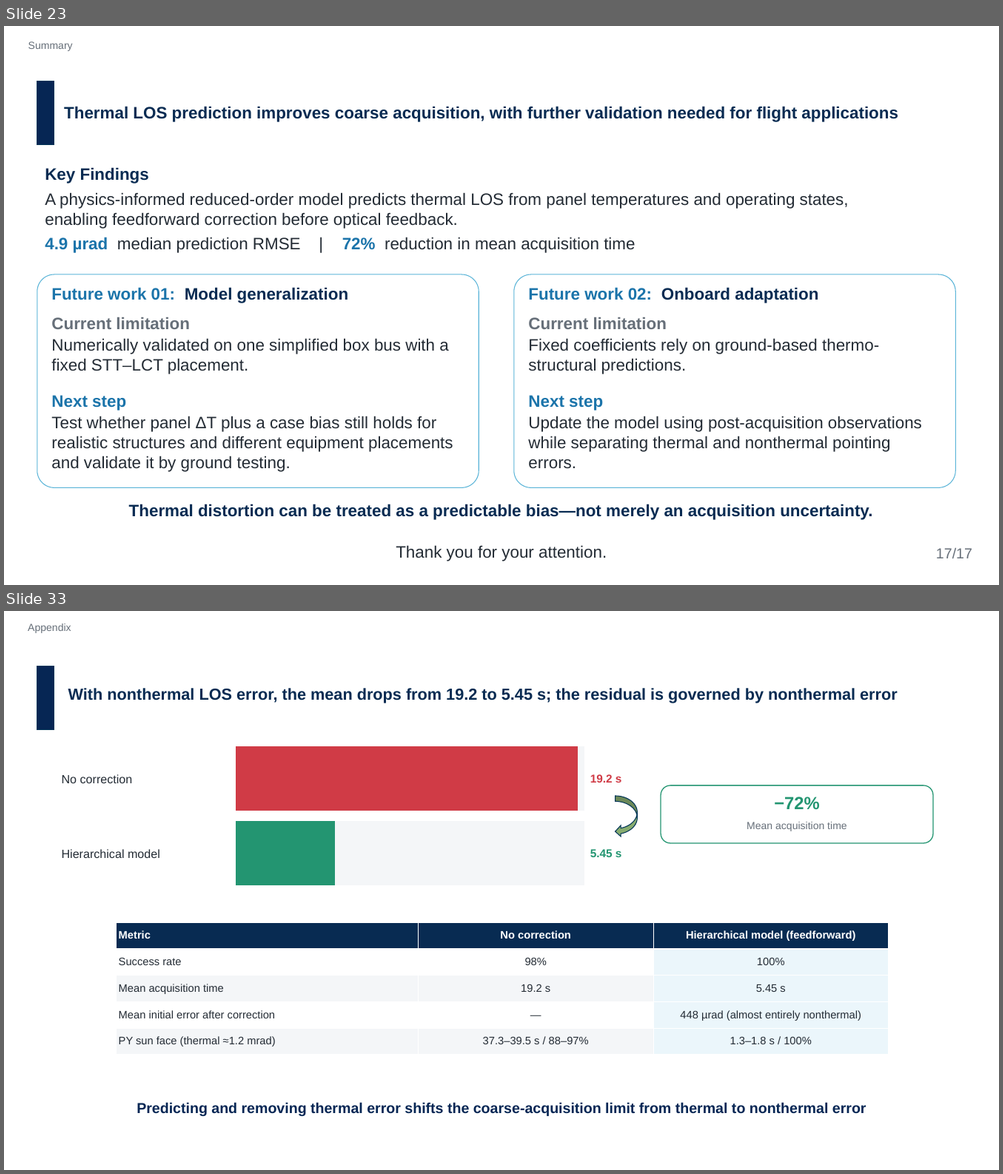
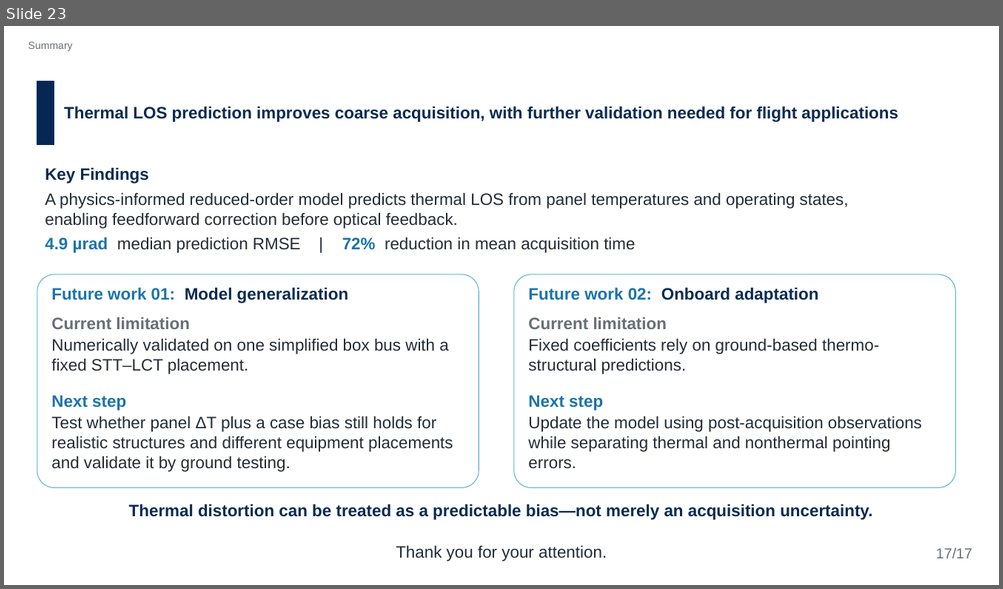
Before and after one commit to Hideki-1029/thermal-deformation-optcomm, a slide deck: papers/ICSO/slides/en_ICSO2026_slides_takamoto.pptx. Shown one above the other, each under a label of ours: slides 23 and 33 before the commit, slide 23 after it; the slides between them are not shown. The pictures are 1003x1174 and 1003x589 pixels, drawn with LibreOffice and Linux fonts; fonts in the diff are those of the drawing; background and template pictures are left out. Boxes give left, top, right and bottom in pixels: in the first picture for what was removed or moved away, otherwise in the second. Text is boxed around its words. In the diff, an @@ line names an element or a change of style, - is before the commit and + after.

```diff
--- a/papers/ICSO/slides/en_ICSO2026_slides_takamoto.pptx
+++ b/papers/ICSO/slides/en_ICSO2026_slides_takamoto.pptx
@@ slide 33 removed at (4, 611, 999, 1170), background picture (left out); not listed: 1 template element that a slide beside it also shows @@
@@ text removed at (28, 624, 71, 633) @@
-Appendix
@@ text removed at (68, 688, 897, 703) @@
-With nonthermal LOS error, the mean drops from 19.2 to 5.45 s; the residual is governed by nonthermal error
@@ rectangle removed at (236, 747, 584, 811) @@
@@ rectangle removed at (236, 747, 578, 811) @@
@@ text removed at (62, 775, 133, 783) @@
-No correction
@@ text removed at (590, 775, 622, 783) @@
-19.2 s
@@ rounded rectangle removed at (660, 786, 933, 843) @@
@@ curved left arrow removed at (615, 796, 637, 837) @@
@@ text removed at (774, 797, 819, 809) @@
-−72%
@@ rectangle removed at (236, 822, 584, 886) @@
@@ rectangle removed at (236, 822, 335, 886) @@
@@ text removed at (746, 822, 846, 832) @@
-Mean acquisition time
@@ text removed at (62, 849, 160, 858) @@
-Hierarchical model
@@ text removed at (590, 849, 622, 857) @@
-5.45 s
@@ table removed at (116, 923, 888, 1055), 5 rows, 3 columns @@
-Metric | No correction | Hierarchical model (feedforward)
-Success rate | 98% | 100%
-Mean acquisition time | 19.2 s | 5.45 s
-Mean initial error after correction | — | 448 µrad (almost entirely nonthermal)
-PY sun face (thermal ≈1.2 mrad) | 37.3–39.5 s / 88–97% | 1.3–1.8 s / 100%
@@ text removed at (136, 1102, 866, 1116) @@
-Predicting and removing thermal error shifts the coarse-acquisition limit from thermal to nonthermal error
```
Also in this commit, not shown: 4 slides changed, 23 other slides removed, 2 other files.
